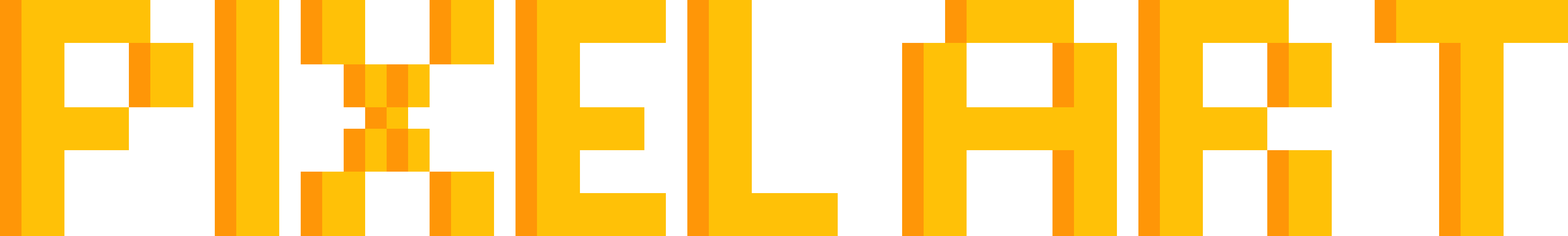
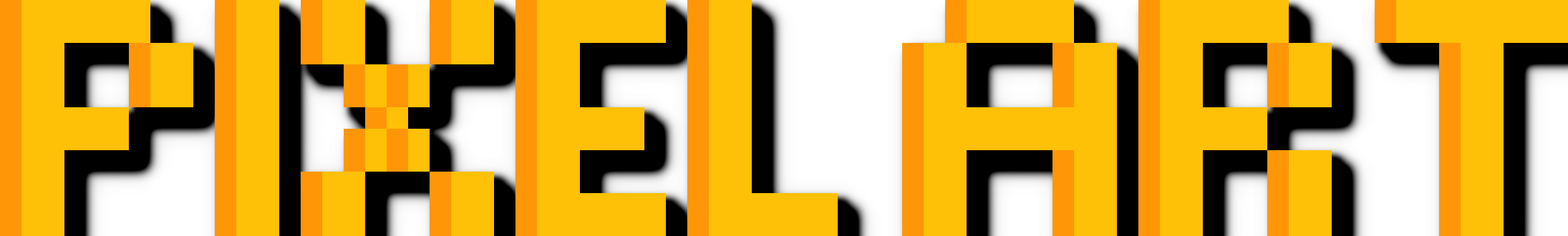
Layered file, before and after one edit (1568 x 236). Changes by layer:
added layer "title copy" above "title" over [64, 0, 1568, 236]
painted on "title" over [64, 0, 1568, 236]
